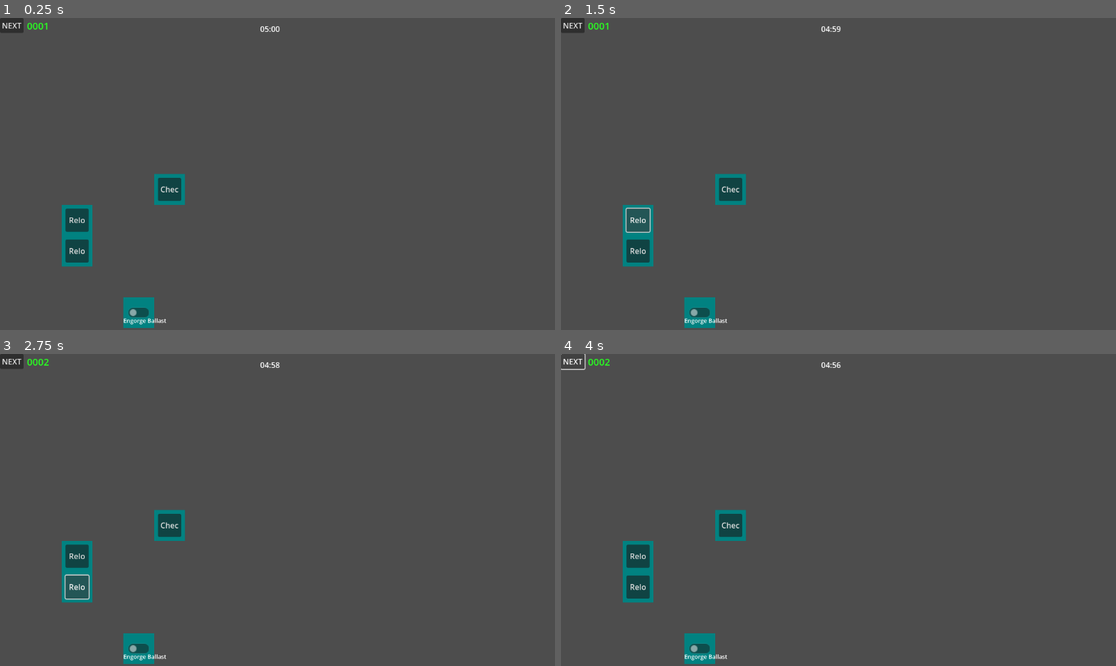
Above: before the commit, frames 1-4 (two rows, left to right).
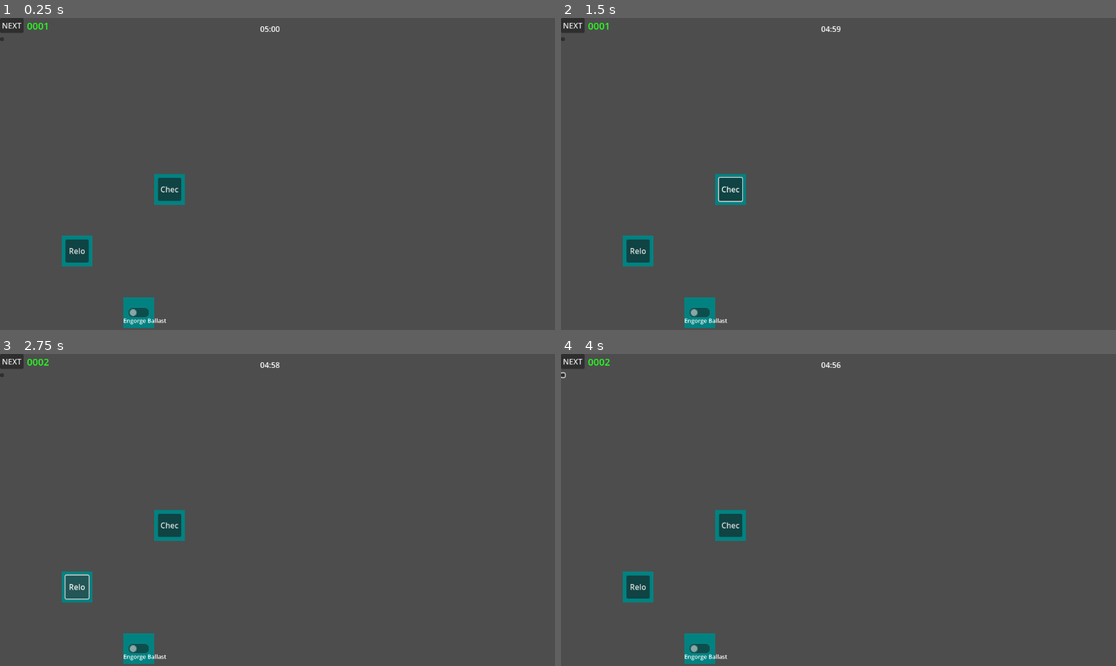
Above: after the commit, the same moments.

Repository: Carth501/team-ferret
Game: Godot game, scene res://scenes/cubicle.tscn
The game is run twice, just before and just after one commit, with the same random seed, the same clock (stepped at 60 frames per second) and the same inputs.
Inputs (mouse positions are in pixels of both pictures, inside the frame that each line leads up to):
- Up to frame 1 (0.25 s): no input
- Up to frame 2 (1.5 s): click "Check Character Positions" at 0.5 s; click (638, 220) at 1.25 s, where only the run before the commit has a clickable "Reload Models"
- Up to frame 3 (2.75 s): click "Reload Character Models" at 2 s
- Up to frame 4 (4 s): click (561, 375) at 2.77 s; click "NEXT" at 3.5 s

The runs differ from the first frame. In frame 1, 0.5% of the frame differs, in the area x 0-17%, y 6-70%; in frame 2, 0.6%, in the area x 0-33%, y 6-70%; in frame 3, 0.5%; in frame 4, 0.6%.

Commit message:
Prototype manual node for experimentation

Diff:
--- a/data/error_list.json
+++ b/data/error_list.json
@@ -1,17 +1,16 @@
 [
 	{
+		"name": "Out of Bounds Character",
 		"id": "0001",
 		"pattern": [
 			"check_char_pos",
-			"reload_models",
 			"reload_char_models",
 		]
 	},
 	{
+		"name": "Unloaded Character Mesh",
 		"id": "0002",
 		"pattern": [
-			"check_char_pos",
-			"reload_models",
 			"reload_char_models",
 		]
 	},
--- a/scenes/cubicle.tscn
+++ b/scenes/cubicle.tscn
@@ -1,23 +1,24 @@
-[gd_scene load_steps=5 format=3 uid="uid://7njdisfyhwjd"]
+[gd_scene load_steps=6 format=3 uid="uid://7njdisfyhwjd"]
 
 [ext_resource type="Script" path="res://scripts/cubicle.gd" id="1_b5jef"]
 [ext_resource type="PackedScene" uid="uid://165fi1uw1mne" path="res://scenes/level_clock.tscn" id="2_eni3y"]
 [ext_resource type="PackedScene" uid="uid://bldt2tc567tql" path="res://scenes/pager.tscn" id="3_fcxxh"]
 [ext_resource type="Script" path="res://scripts/error_factory.gd" id="4_cxbfh"]
+[ext_resource type="PackedScene" uid="uid://gve46xgvo5ko" path="res://scenes/manual.tscn" id="5_neuwc"]
 
-[node name="Cubicle" type="Node" node_paths=PackedStringArray("control_panel", "timer_corral")]
+[node name="Cubicle" type="Node" node_paths=PackedStringArray("control_panel", "timer_corral", "error_factory_controller", "manual_instance")]
 script = ExtResource("1_b5jef")
 current_level_id = "ring-1"
 control_panel = NodePath("ScrollContainer/Control")
 timer_corral = NodePath("Timer Corral")
+error_factory_controller = NodePath("ErrorFactory")
+manual_instance = NodePath("manual")
 
 [node name="level clock" parent="." instance=ExtResource("2_eni3y")]
 offset_left = 540.0
 offset_top = 11.0
 offset_right = -572.0
 offset_bottom = -610.0
-
-[node name="Manual" type="Node" parent="."]
 
 [node name="Timer" type="Timer" parent="."]
 autostart = true
@@ -47,6 +48,11 @@
 script = ExtResource("4_cxbfh")
 cubicle_instance = NodePath("..")
 
+[node name="manual" parent="." instance=ExtResource("5_neuwc")]
+offset_top = 40.0
+offset_right = -680.0
+offset_bottom = -329.0
+
 [connection signal="diagetic_error_report" from="." to="pager" method="add_error"]
 [connection signal="diagetic_error_report" from="." to="ErrorFactory" method="create_error_node"]
 [connection signal="diagetic_error_resolved" from="." to="pager" method="remove_error"]
--- /dev/null
+++ b/scenes/manual.tscn
@@ -0,0 +1,38 @@
+[gd_scene load_steps=2 format=3 uid="uid://gve46xgvo5ko"]
+
+[ext_resource type="Script" path="res://scripts/manual.gd" id="1_u3mp4"]
+
+[node name="manual" type="Control" node_paths=PackedStringArray("popup", "text")]
+layout_mode = 3
+anchors_preset = 15
+anchor_right = 1.0
+anchor_bottom = 1.0
+grow_horizontal = 2
+grow_vertical = 2
+script = ExtResource("1_u3mp4")
+popup = NodePath("PopupPanel")
+text = NodePath("PopupPanel/Label")
+
+[node name="toggle button" type="Button" parent="."]
+layout_mode = 0
+offset_right = 8.0
+offset_bottom = 8.0
+
+[node name="PopupPanel" type="PopupPanel" parent="."]
+size = Vector2i(329, 100)
+
+[node name="toggle button" type="Button" parent="PopupPanel"]
+offset_left = 4.0
+offset_top = 4.0
+offset_right = 325.0
+offset_bottom = 96.0
+
+[node name="Label" type="Label" parent="PopupPanel"]
+offset_left = 4.0
+offset_top = 4.0
+offset_right = 325.0
+offset_bottom = 96.0
+autowrap_mode = 2
+
+[connection signal="pressed" from="toggle button" to="." method="toggle_manual_popup"]
+[connection signal="pressed" from="PopupPanel/toggle button" to="." method="toggle_manual_popup"]
--- a/scripts/cubicle.gd
+++ b/scripts/cubicle.gd
@@ -8,6 +8,7 @@
 @export var control_panel: Control
 @export var timer_corral: Node
 @export var error_factory_controller: error_factory
+@export var manual_instance: manual
 var data
 var current_level
 var error_schedule := []
@@ -27,6 +28,7 @@
 	create_module_id_list()
 	create_module_objects()
 	create_error_timers()
+	setup_manual()
 
 func get_level(level_list: Array):
 	for level in level_list:
@@ -109,3 +111,6 @@
 
 func announce_error_resolved(error_id):
 	diagetic_error_resolved.emit(error_id)
+
+func setup_manual():
+	manual_instance.build_error_list(data.error_data)
--- /dev/null
+++ b/scripts/manual.gd
@@ -0,0 +1,11 @@
+class_name manual extends Control
+
+@export var popup: PopupPanel
+@export var text: Label
+
+func toggle_manual_popup():
+	popup.visible = !popup.visible
+
+func build_error_list(error_list):
+	for error in error_list:
+		text.text += (str(error))
